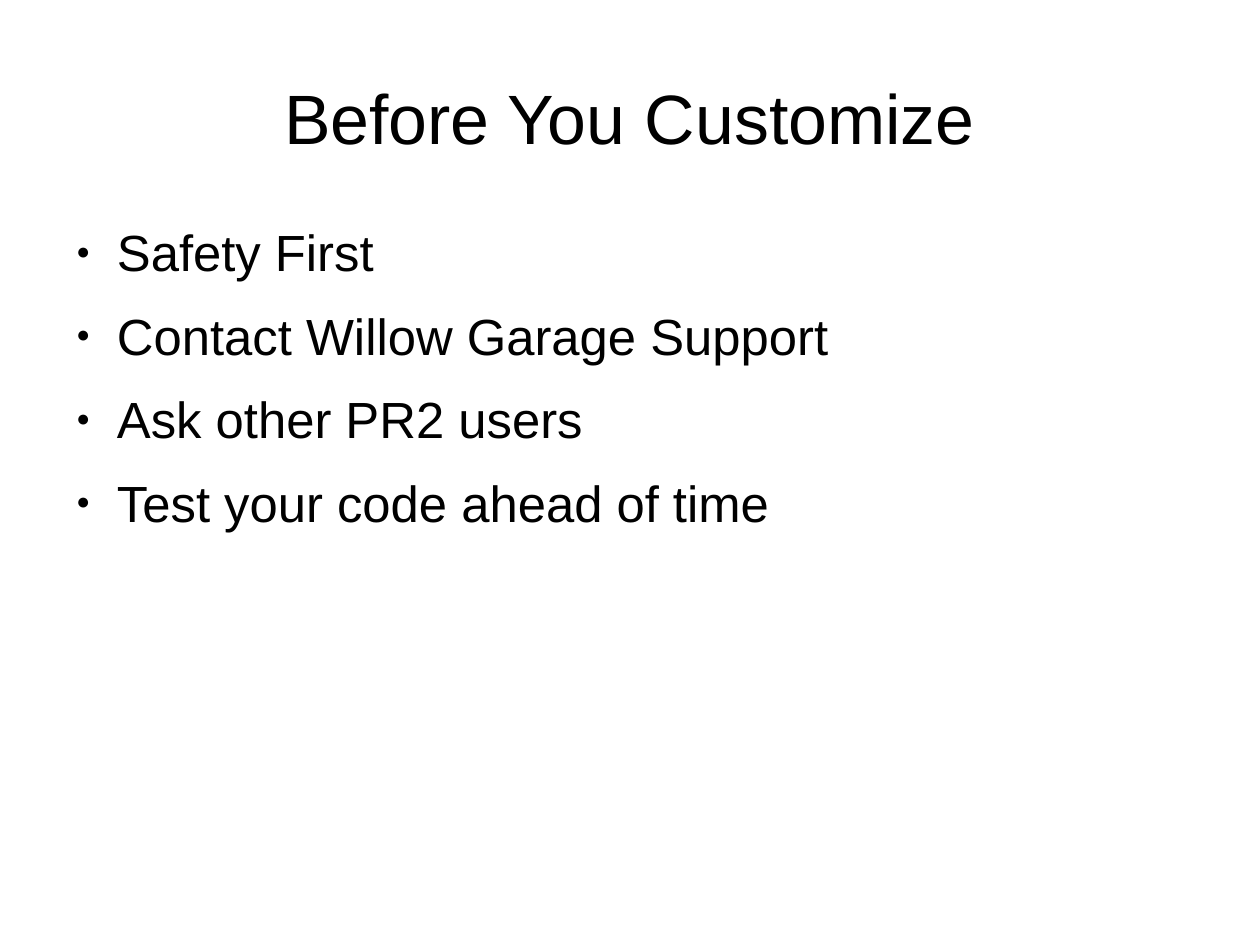
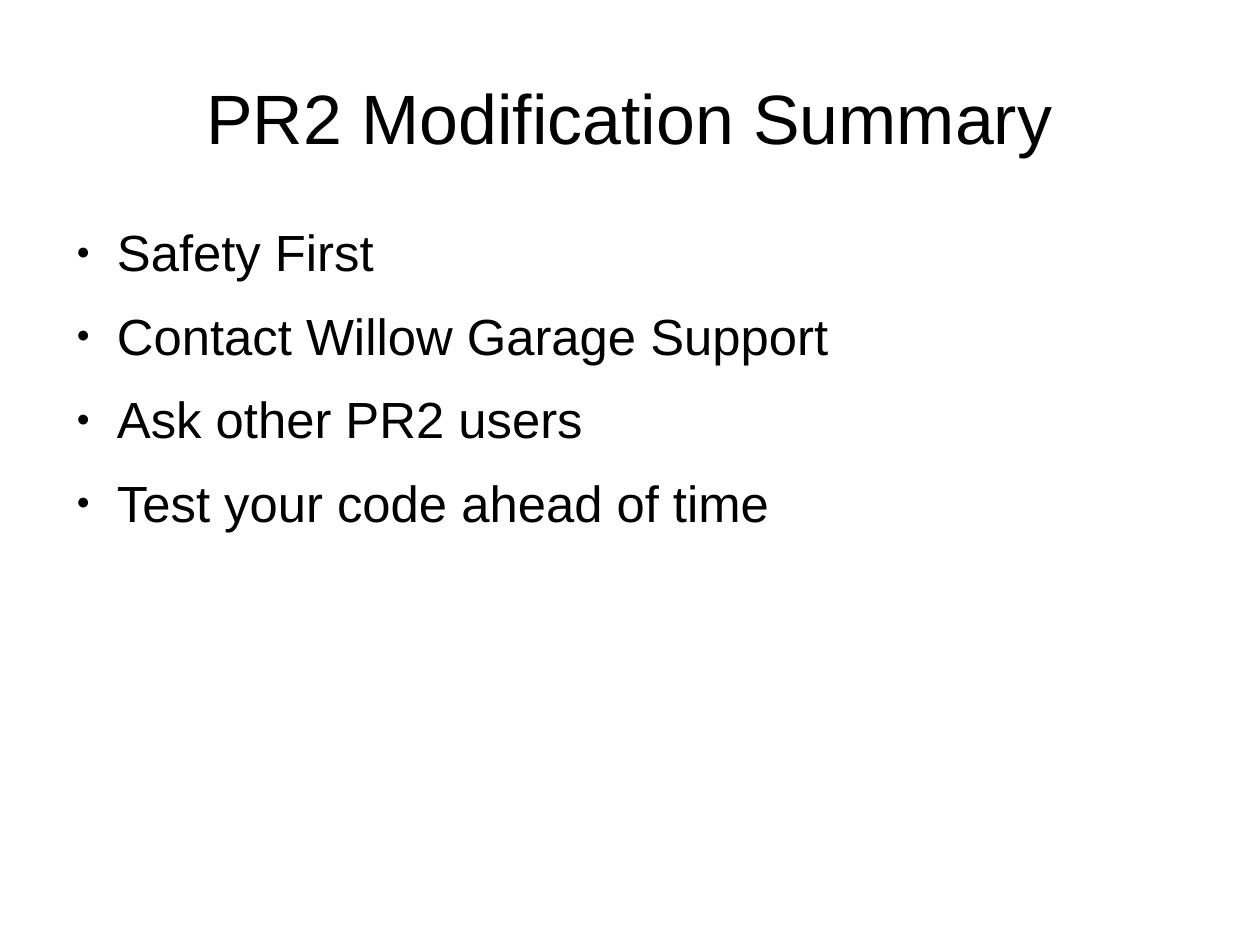
Before and after one commit to PR2/pr2_docs, a slide deck: slide 14 of pr2_training_workshop/modifying_pr2/adding_sensor.odp (slide 10 before the commit). Drawn at 1260x945 pixels with LibreOffice and Linux fonts; fonts in the diff are those of the drawing. Boxes give left, top, right and bottom in pixels: in the first picture for what was removed or moved away, otherwise in the second. Text is boxed around its words. In the diff, an @@ line names an element or a change of style, - is before the commit and + after.

```diff
--- a/pr2_training_workshop/modifying_pr2/adding_sensor.odp
+++ b/pr2_training_workshop/modifying_pr2/adding_sensor.odp
@@ title at [206, 93, 1052, 157]: text changed @@
-Before You Customize
+PR2 Modification Summary
```
Also in this commit, not shown: 6 other slides changed, 7 slides added, 2 slides removed.
